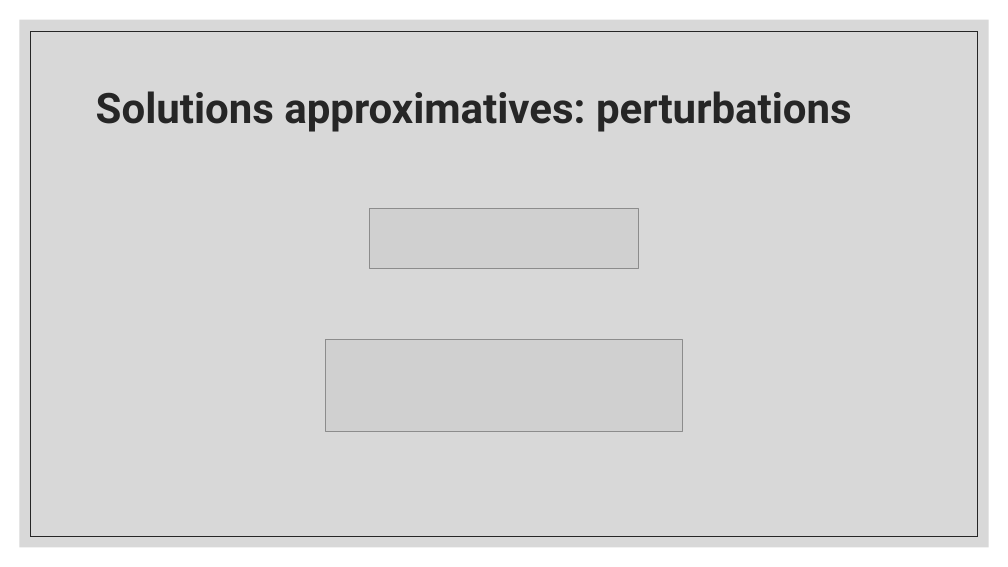
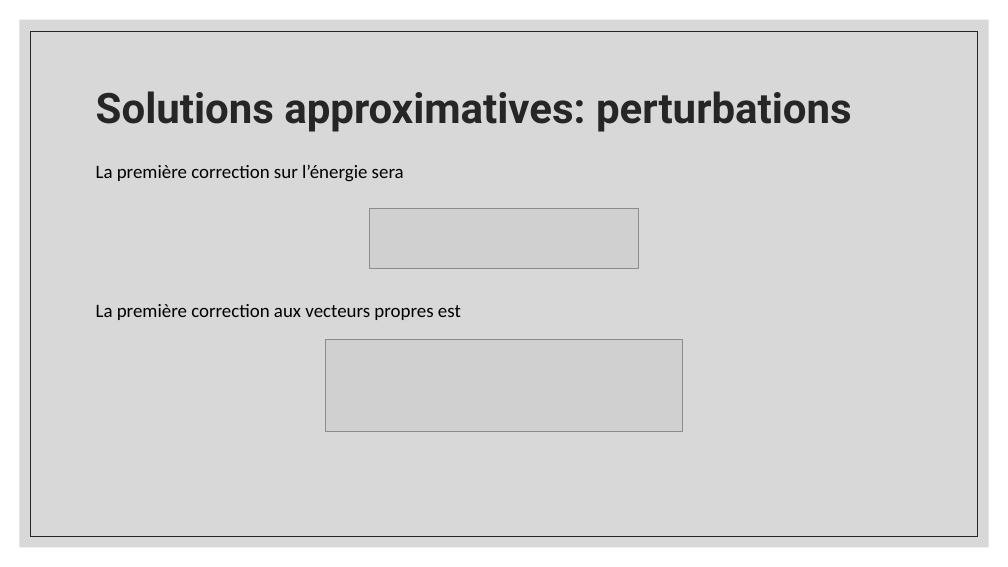
Before and after one commit to gahem1/Physique_Numerique, a slide deck: slide 28 of Solutions d’une équation aux valeurs propres.pptx. Drawn at 1008x567 pixels with LibreOffice and Linux fonts; fonts in the diff are those of the drawing; grey boxes stand for pictures. Boxes give left, top, right and bottom in pixels: in the first picture for what was removed or moved away, otherwise in the second. Text is boxed around its words. In the diff, an @@ line names an element or a change of style, - is before the commit and + after.

```diff
--- a/Solutions d’une équation aux valeurs propres.pptx
+++ b/Solutions d’une équation aux valeurs propres.pptx
@@ text added at (96, 165, 404, 182), 18 pt, text #000000 @@
+La première correction sur l’énergie sera
@@ text added at (96, 304, 461, 320), 18 pt, text #000000 @@
+La première correction aux vecteurs propres est
```
Also in this commit, not shown: 3 other slides changed.
